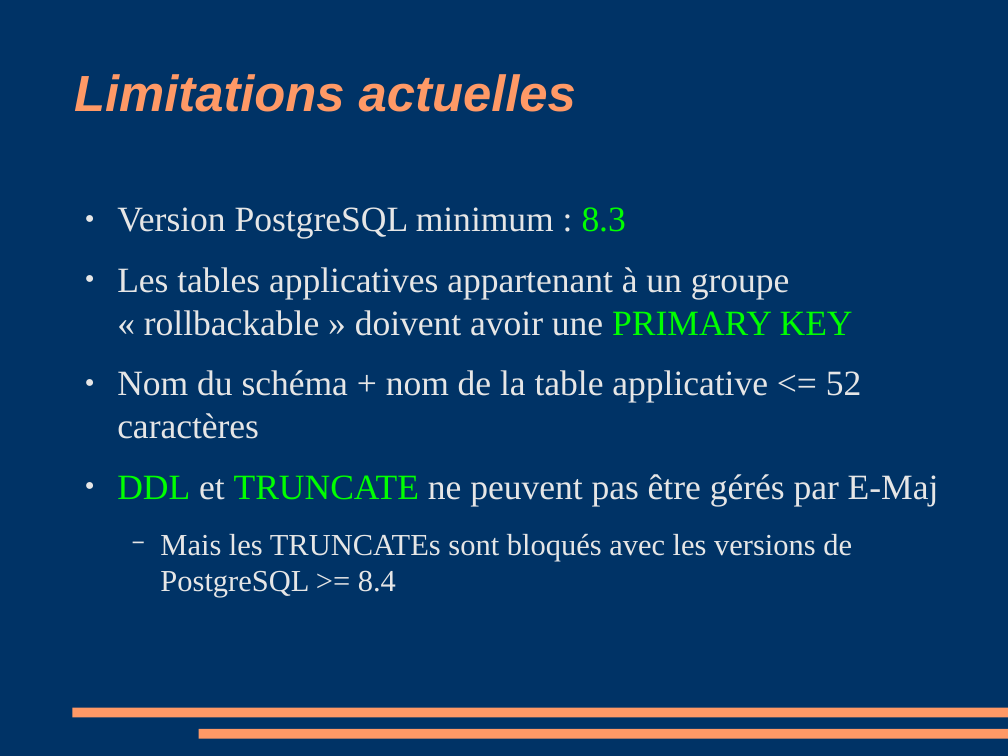
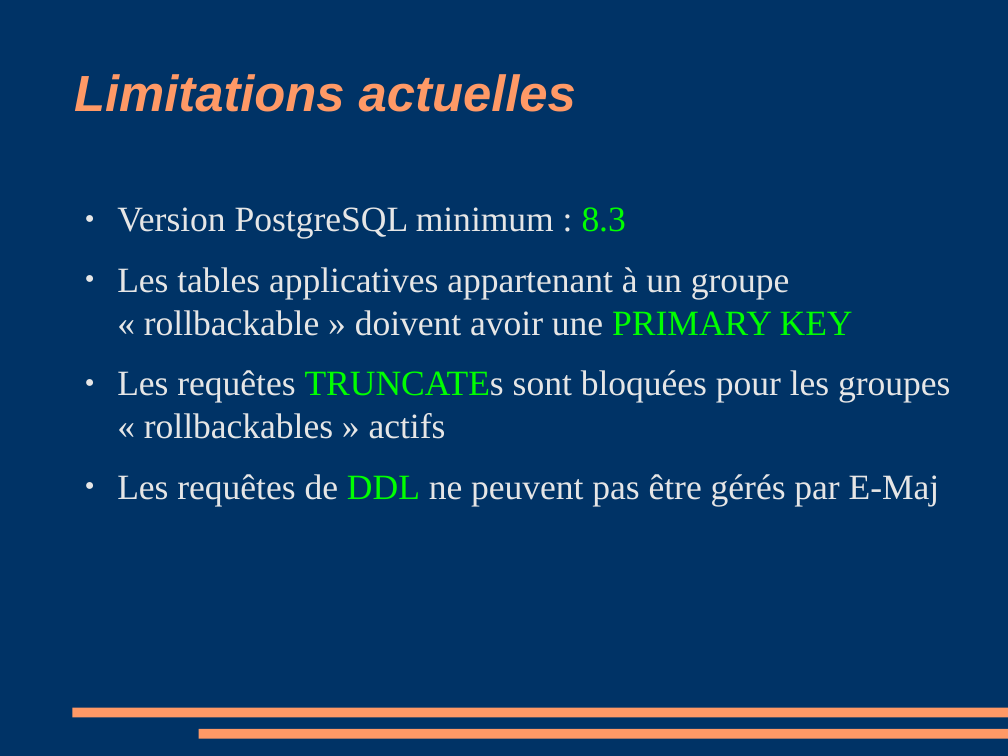
Before and after one commit to beaud76/emaj_doc, a slide deck: slide 33 of Emaj_pres_fr.odp. Drawn at 1008x756 pixels with LibreOffice and Linux fonts; fonts in the diff are those of the drawing. Boxes give left, top, right and bottom in pixels: in the first picture for what was removed or moved away, otherwise in the second. Text is boxed around its words. In the diff, an @@ line names an element or a change of style, - is before the commit and + after.

```diff
--- a/Emaj_pres_fr.odp
+++ b/Emaj_pres_fr.odp
@@ text at [117,370,950,506]: text changed @@
-● Nom du schéma + nom de la table applicative <= 52 caractères
-● DDL et TRUNCATE ne peuvent pas être gérés par E-Maj
-  − Mais les TRUNCATEs sont bloqués avec les versions de PostgreSQL >= 8.4
+● Les requêtes TRUNCATEs sont bloquées pour les groupes « rollbackables » actifs
+● Les requêtes de DDL ne peuvent pas être gérés par E-Maj
```
Also in this commit, not shown: 9 other slides changed, 3 other files.
